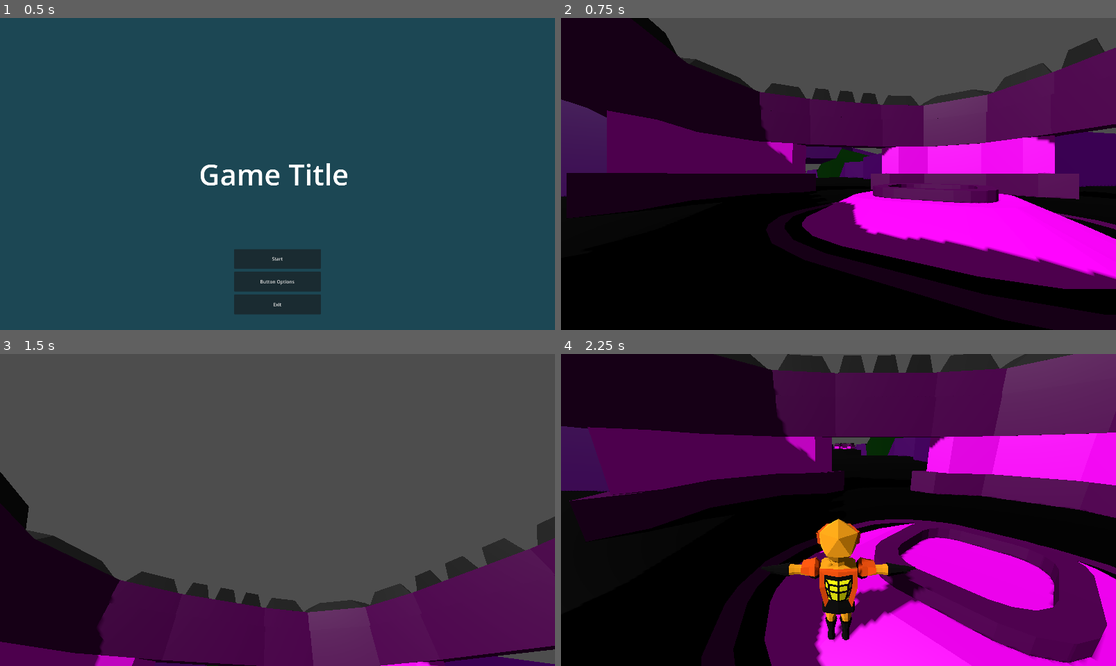
Above: before the commit, frames 1-4 (two rows, left to right).
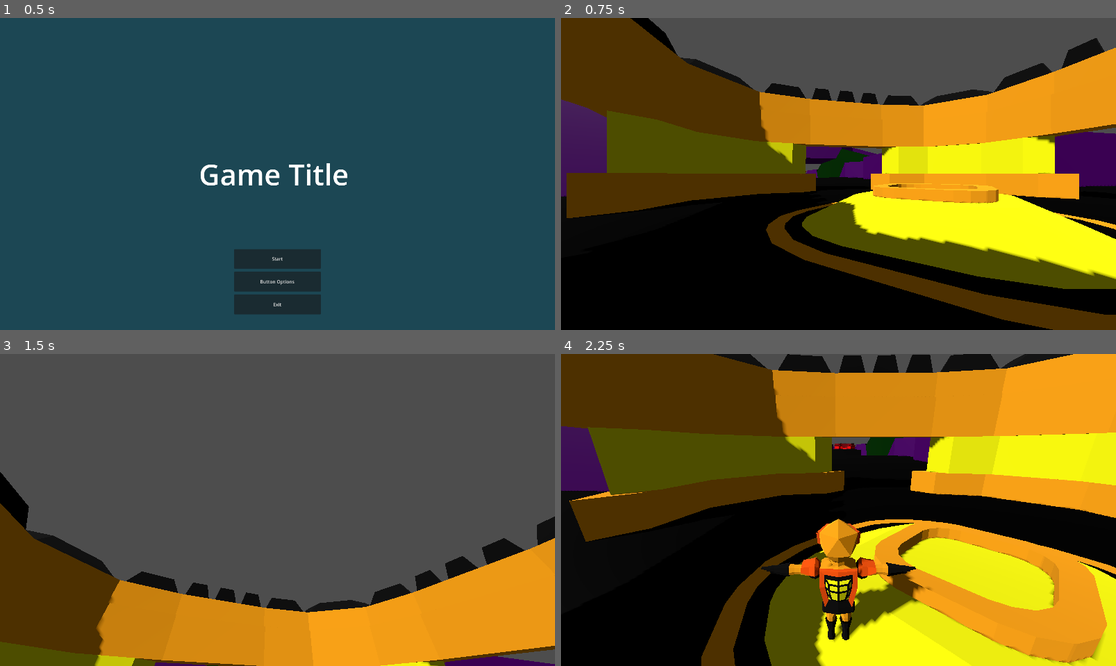
Above: after the commit, the same moments.

Repository: Kaylin-NormanSlack/ProjectPowerCommand
Game: Godot game, scene res://UserInterface/MainMenu.tscn
The game is run twice, just before and just after one commit, with the same random seed, the same clock (stepped at 60 frames per second) and the same inputs.
Inputs (mouse positions are in pixels of both pictures, inside the frame that each line leads up to):
- Up to frame 1 (0.5 s): no input
- Up to frame 2 (0.75 s): click "Start" at 0.5 s
- Up to frame 3 (1.5 s): tap Enter (ui_accept) at 1.25 s; move the mouse to (305, 510) at 1.27 s; hold W (up) from 1.28 s (still down); hold E (interact) from 1.28 s (still down)
- Up to frame 4 (2.25 s): keep holding W (up); tap Enter (ui_accept) at 1.52 s; move the mouse to (810, 510) at 2.02 s; release E (interact) at 2.03 s; tap C (switch_camera) at 2.1 s

Frame 1 is identical in both runs. In frame 2, 50% of the frame differs, in the area x 0-100%, y 0-100%; in frame 3, 28%; in frame 4, 66%.

Commit message:
Add support for factions to Bases

Diff:
--- /dev/null
+++ b/Environment/Base.gd
@@ -0,0 +1,7 @@
+extends Node3D
+
+@export var faction: Resource
+
+func _ready():
+	if faction:
+		FactionUtils.apply_faction_colors(faction, self)
--- a/Environment/Base.tscn
+++ b/Environment/Base.tscn
@@ -1,12 +1,14 @@
-[gd_scene load_steps=4 format=3 uid="uid://f74tn565mt15"]
+[gd_scene load_steps=5 format=3 uid="uid://f74tn565mt15"]
 
 [ext_resource type="PackedScene" uid="uid://bxjxw1v30g3ga" path="res://Models/Base.glb" id="1_a1p4d"]
+[ext_resource type="Script" path="res://Environment/Base.gd" id="2_ijer0"]
 [ext_resource type="PackedScene" uid="uid://citb6n5t4qy2d" path="res://Environment/BuildStation/BuildStation.tscn" id="2_vh7lo"]
 
 [sub_resource type="ConcavePolygonShape3D" id="ConcavePolygonShape3D_rvpko"]
 data = PackedVector3Array(-2.3386, 24.7507, 0.9182, -2.5758, 29.2566, 1.2954, -2.5779, 24.757, 1.2975, -2.3386, 24.7507 …(244339 unchanged characters)…
 
 [node name="Base" instance=ExtResource("1_a1p4d")]
+script = ExtResource("2_ijer0")
 
 [node name="StaticBody3D" type="StaticBody3D" parent="Cube" index="0"]
 
--- a/Gameplay.tscn
+++ b/Gameplay.tscn
@@ -1,11 +1,15 @@
-[gd_scene load_steps=7 format=3 uid="uid://bn6yco1d0ucdi"]
+[gd_scene load_steps=11 format=3 uid="uid://bn6yco1d0ucdi"]
 
 [ext_resource type="Script" path="res://Gameplay.gd" id="1_d1v7m"]
 [ext_resource type="PackedScene" uid="uid://bb57g0xho7c5t" path="res://Units/Player/Player.tscn" id="1_ksyta"]
 [ext_resource type="PackedScene" uid="uid://m5c4xfc62ut7" path="res://Environment/Map.tscn" id="3_4iwbg"]
 [ext_resource type="PackedScene" uid="uid://f74tn565mt15" path="res://Environment/Base.tscn" id="3_ln0o4"]
 [ext_resource type="PackedScene" uid="uid://dwj51v8qc38g1" path="res://UserInterface/Options.tscn" id="3_vkyse"]
+[ext_resource type="Resource" uid="uid://cj4g38i5dlfjg" path="res://Factions/mc.tres" id="4_dt1bk"]
+[ext_resource type="Resource" uid="uid://bgwaljon2u7br" path="res://Factions/da.tres" id="4_omtfh"]
 [ext_resource type="Script" path="res://UserInterface/InGameInterface.gd" id="5_d1m5v"]
+[ext_resource type="Resource" uid="uid://dpty6h8j5n5od" path="res://Factions/fe.tres" id="5_f4kt8"]
+[ext_resource type="Resource" uid="uid://btyvlub1myqq1" path="res://Factions/ei.tres" id="7_x01d6"]
 
 [node name="Root" type="Node3D"]
 script = ExtResource("1_d1v7m")
@@ -16,15 +20,19 @@
 
 [node name="Base1" parent="Environment" instance=ExtResource("3_ln0o4")]
 transform = Transform3D(-4.37114e-08, 0, 1, 0, 1, 0, -1, 0, -4.37114e-08, 0.134495, -3, 149.134)
+faction = ExtResource("4_omtfh")
 
 [node name="Base4" parent="Environment" instance=ExtResource("3_ln0o4")]
 transform = Transform3D(1, 0, 0, 0, 1, 0, 0, 0, 1, -148.529, -3, -0.124385)
+faction = ExtResource("5_f4kt8")
 
 [node name="Base2" parent="Environment" instance=ExtResource("3_ln0o4")]
 transform = Transform3D(-1, 0, -8.74228e-08, 0, 1, 0, 8.74228e-08, 0, -1, 148.081, -3, -0.188561)
+faction = ExtResource("4_dt1bk")
 
 [node name="Base3" parent="Environment" instance=ExtResource("3_ln0o4")]
 transform = Transform3D(1.31134e-07, 0, -1, 0, 1, 0, 1, 0, 1.31134e-07, -0.0582855, -3, -148.075)
+faction = ExtResource("7_x01d6")
 
 [node name="Player" parent="." instance=ExtResource("1_ksyta")]
 transform = Transform3D(0.217905, 0, 0.97597, 0, 1, 0, -0.97597, 0, 0.217905, 153.747, -1.56303, 4.09321)
